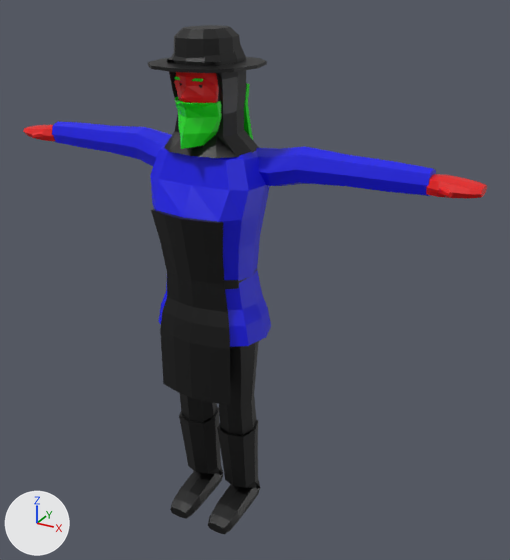
An edit to the glTF model art/models/characters/human_m.glb, drawn before and after from the same camera.
Rendered twice from a 50 mm camera at (1.194, -1.875, 1.928) aimed at (0.113, 0.09, 0.945). Lighting does not change. The marker at lower left points along +X, +Y and +Z. The picture after the commit comes second.

In view in the first picture: 'Apron', 'Beard_Full', 'Body', 'Hat_Brimmed', 'Hood' and 1 more.
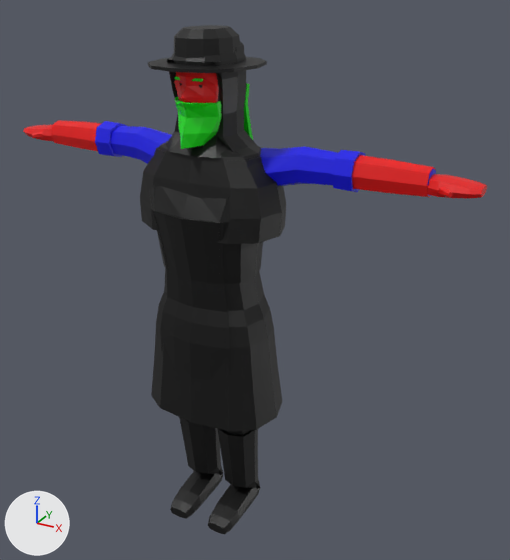
What differs and where, as boxes (x1, y1, x2, y2) in the pictures (510 x 560 px):
'Coat', added
    after: (151, 147, 282, 431)
'Cape', added
    after: (140, 141, 286, 244)
'Sleeves_Rolled', added
    after: (52, 120, 435, 197)
'Vest', added
    after: (149, 148, 263, 284)

The edits, one by one:
Mesh me_vest is new.
It has 110 vertices, 216 faces and spans x -0.212..0.212, y -0.152..0.127, z 1.005..1.403.
It uses material mat_human.
Mesh me_forearm_l is new.
It has 80 vertices, 144 faces and spans x -0.695..0.695, y 0.005..0.129, z 1.317..1.441.
It uses material mat_human.
Mesh me_coat is new.
It has 120 vertices, 236 faces and spans x -0.25..0.25, y -0.171..0.171, z 0.479..1.407.
It uses material mat_human.
Mesh me_cape is new.
It has 60 vertices, 116 faces and spans x -0.255..0.255, y -0.155..0.165, z 1.158..1.448.
It uses material mat_human.
Object 'Vest' (ob_vest) is new; it shows me_vest.
Its location is (0.0, 0.0, 0.0).
Object 'Sleeves_Rolled' (ob_sleeves_rolled) is new; it shows me_forearm_l.
Its location is (0.0, 0.0, 0.0).
Object 'Coat' (ob_coat) is new; it shows me_coat.
Its location is (0.0, 0.0, 0.0).
Object 'Cape' (ob_cape) is new; it shows me_cape.
Its location is (0.0, 0.0, 0.0).
